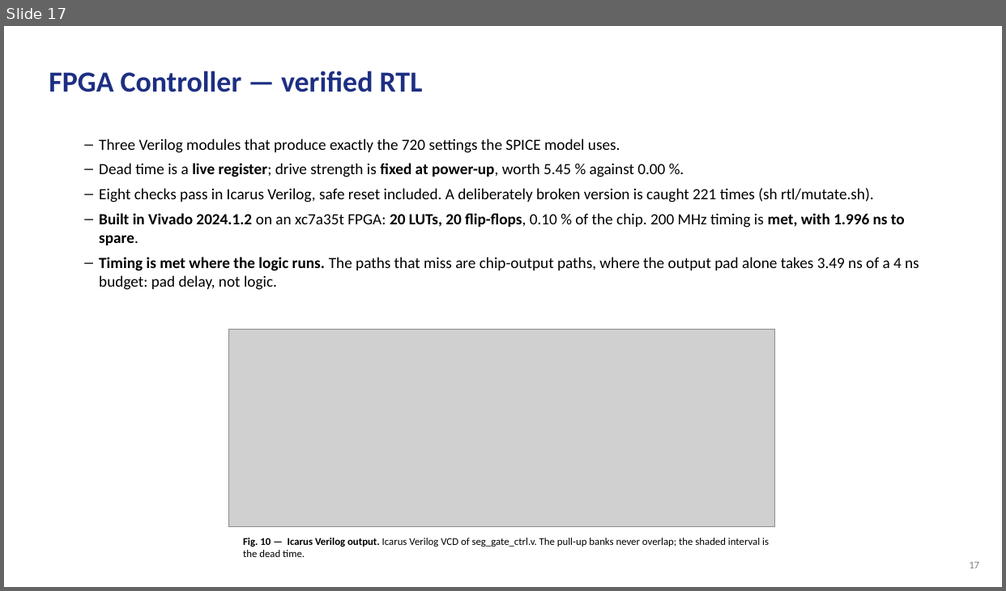
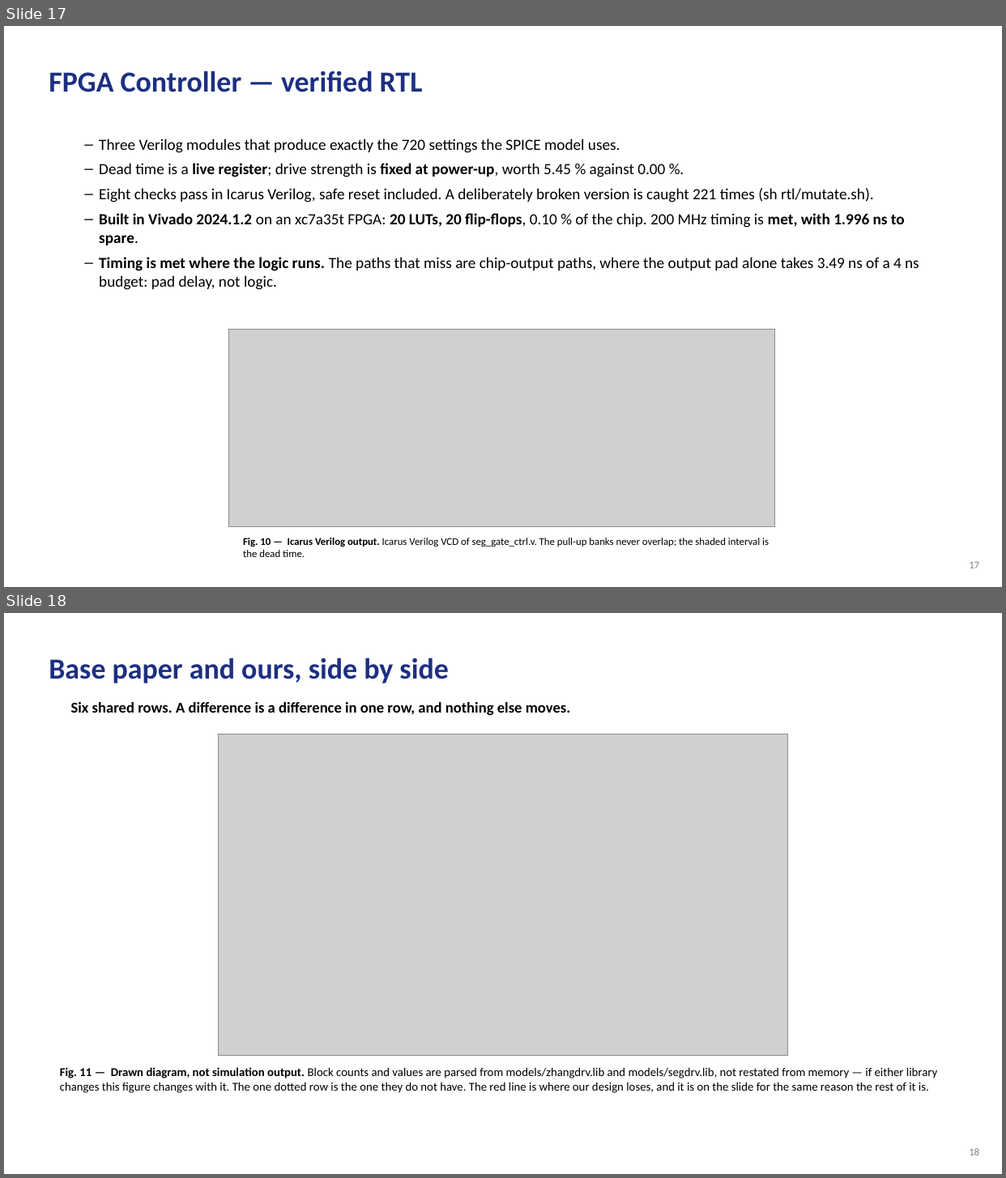
Before and after one commit to Amritha902/gan-driver, a slide deck: review/GaN_Review1_PRESENT.pptx. Shown one above the other, each under a label of ours: slide 17 before the commit, slides 17 and 18 after it. The pictures are 1006x591 and 1006x1178 pixels, drawn with LibreOffice and Linux fonts; fonts in the diff are those of the drawing; grey boxes stand for pictures. Boxes give left, top, right and bottom in pixels: in the first picture for what was removed or moved away, otherwise in the second. Text is boxed around its words. In the diff, an @@ line names an element or a change of style, - is before the commit and + after.

```diff
--- a/review/GaN_Review1_PRESENT.pptx
+++ b/review/GaN_Review1_PRESENT.pptx
@@ slide 18 added at [4, 613, 1002, 1174], background #FFFFFF @@
@@ text added at [49, 658, 448, 683], 28 pt, text #1D2F82, bold @@
+Base paper and ours, side by side
@@ text added at [71, 702, 571, 715], 14.5 pt, text #000000, bold @@
+Six shared rows. A difference is a difference in one row, and nothing else moves.
@@ picture added at [218, 735, 788, 1056] @@
@@ text added at [60, 1067, 937, 1093], 11.5 pt, text #000000 @@
+Fig. 11 — Drawn diagram, not simulation output. Block counts and values are parsed from models/zhangdrv.lib and models/segdrv.lib, not restated from memory — if either library changes this figure changes with it. The one dotted row is the one they do not have. The red line is where our design loses, and it is on the slide for the same reason the rest of it is.
@@ text added at [969, 1148, 979, 1156], 10 pt, text #808080 @@
+18
```
Also in this commit, not shown: 10 slides changed, 5 other files.
